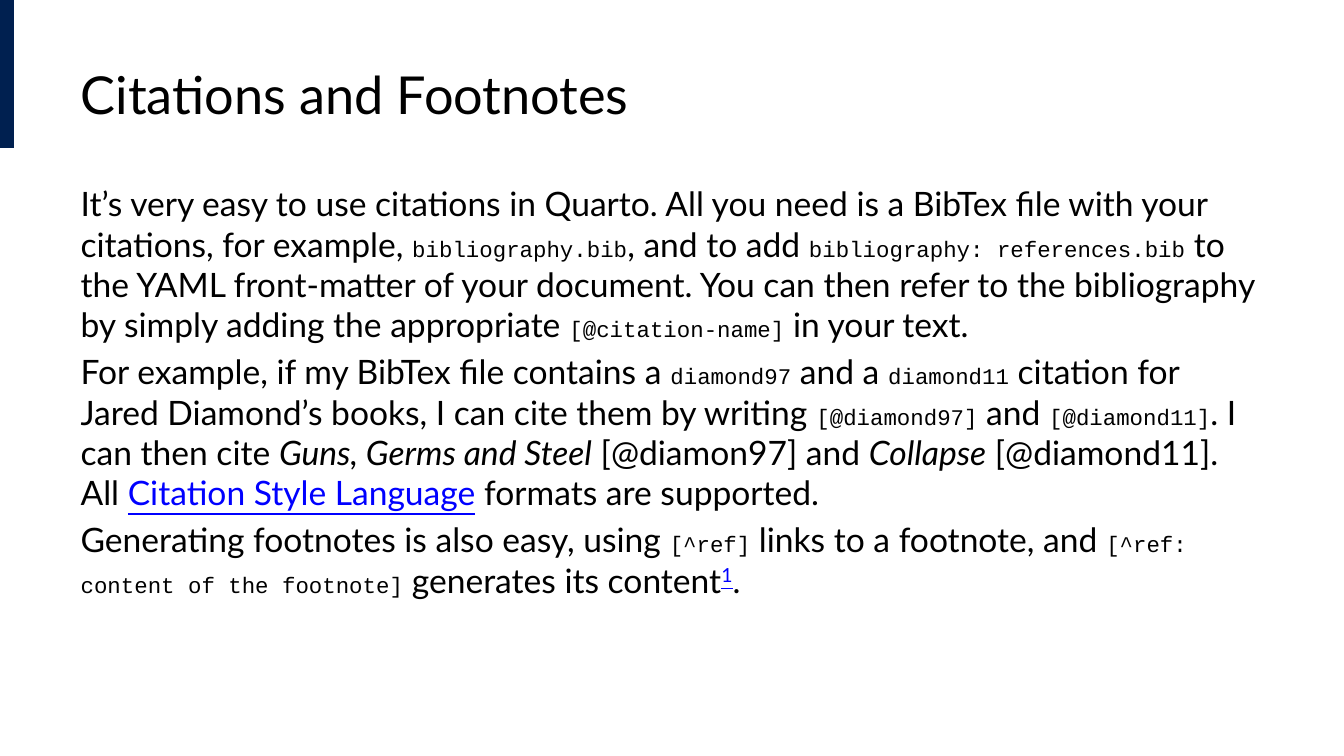
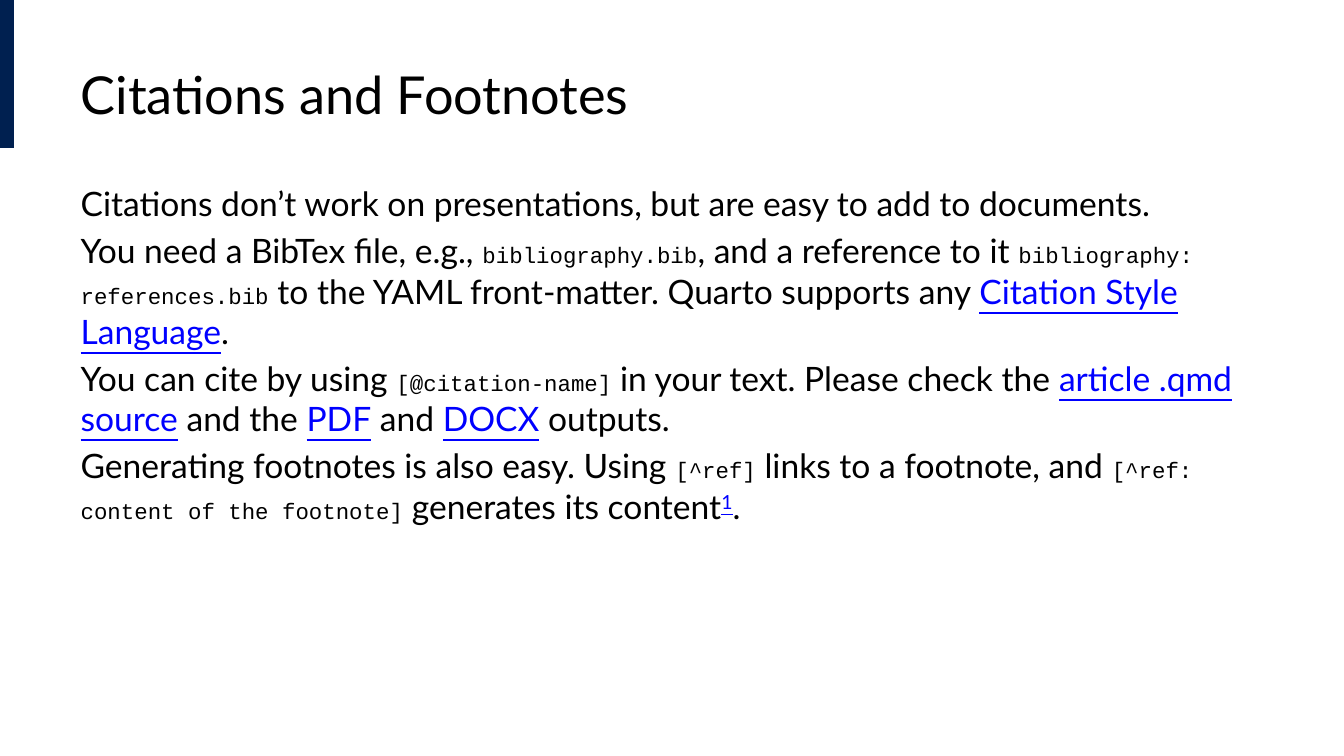
Before and after one commit to lucas-a-meyer/using-quarto, a slide deck: slide 33 of docs/presentation.pptx. Drawn at 1344x756 pixels with LibreOffice and Linux fonts; fonts in the diff are those of the drawing. Boxes give left, top, right and bottom in pixels: in the first picture for what was removed or moved away, otherwise in the second. Text is boxed around its words. In the diff, an @@ line names an element or a change of style, - is before the commit and + after.

```diff
--- a/docs/presentation.pptx
+++ b/docs/presentation.pptx
@@ text at (x1=81, y1=190, x2=1232, y2=525): text changed @@
-It’s very easy to use citations in Quarto. All you need is a BibTex file with your citations, for example, bibliography.bib, and to add bibliography: references.bib to the YAML front-matter of your document. You can then refer to the bibliography by simply adding the appropriate [@citation-name] in your text.
-For example, if my BibTex file contains a diamond97 and a diamond11 citation for Jared Diamond’s books, I can cite them by writing [@diamond97] and [@diamond11]. I can then cite Guns, Germs and Steel [@diamon97] and Collapse [@diamond11]. All Citation Style Language formats are supported.
-Generating footnotes is also easy, using [^ref] links to a footnote, and [^ref: content of the footnote] generates its content1.
+Citations don’t work on presentations, but are easy to add to documents.
+You need a BibTex file, e.g., bibliography.bib, and a reference to it bibliography: references.bib to the YAML front-matter. Quarto supports any Citation Style Language.
+You can cite by using [@citation-name] in your text. Please check the article .qmd source and the PDF and DOCX outputs.
+Generating footnotes is also easy. Using [^ref] links to a footnote, and [^ref: content of the footnote] generates its content1.
```
Also in this commit, not shown: 1 other slide changed, 1 slide added, 2 slides removed, 7 other files.
